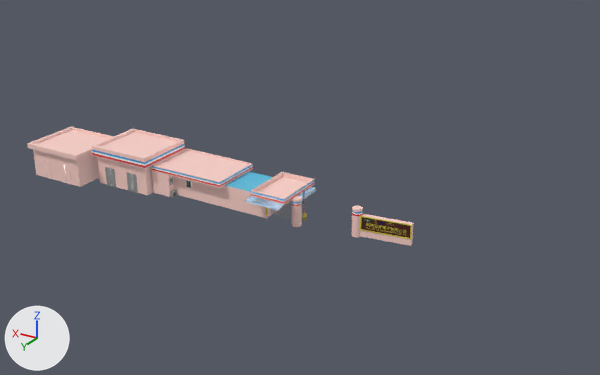
One commit to the FBX model Assets/Scenes/guard_room.fbx: the scene before it, then after it.
The view is the same before and after, from a camera (50 mm lens) standing at (-66.3, 90.3, 34.1) and looking at (-28.1, 26.7, 2.3). The axes (+X, +Y, +Z) are drawn at lower left. The lights are the same throughout. Where no turn or scale is listed for an object, it has been applied to the vertices. Vertices at the same position are counted once.

Objects in the first picture: '保安室1'.
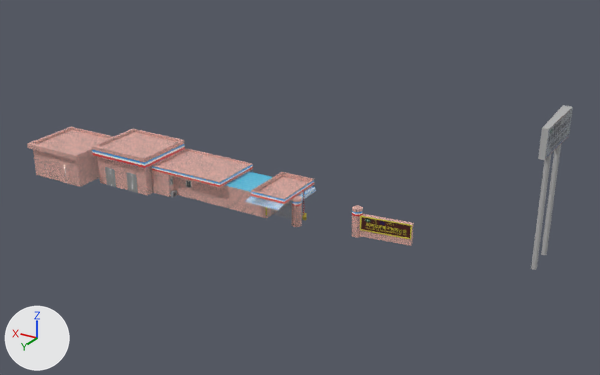
What differs and where, as boxes [x1, y1, x2, y2] in the pictures (600 x 375 px):
'保安室1', surface changed
    both: [27, 127, 414, 246]
'T bar', added
    after: [538, 105, 573, 160]
    faces in mat_tbar (picture img_tbar_png): [545, 107, 573, 159]
    faces in mat_地磚 (grey #b3b3b3): [538, 105, 572, 160]
'柱体.040', added
    after: [531, 131, 551, 270]
'柱体.041', added
    after: [541, 144, 561, 255]

The change, as a diff of the scene's bpy script:
```diff
--- a/Assets/Scenes/guard_room.fbx.py
+++ b/Assets/Scenes/guard_room.fbx.py
@@ img_tile_png @@
+img_tile_png = load_image('tile.png', 'textures/tile.png', 10, 30, 'sRGB')
@@ img_tbar_png @@
+img_tbar_png = load_image('tbar.png', 'textures/tbar.png', 1863, 734, 'sRGB')
@@ mat_tile @@
 mat_tile = principled_material('tile')
-mat_tile.base_color = (1.0, 0.66, 0.605)  # pink #ffd4cc
+mat_tile.texture = img_tile_png
@@ mat_地磚 @@
+mat_地磚 = principled_material('地磚')
+mat_地磚.base_color = (0.45, 0.45, 0.45)  # grey #b3b3b3
+mat_地磚.roughness = 0.845
@@ mat_tbar @@
+mat_tbar = principled_material('tbar')
+mat_tbar.texture = img_tbar_png  # with its transparency
@@ me_立方体_306 @@
 me_立方体_306.from_pydata(...)  # 19325 vertices, 26323 faces; spans x -20.7..21.2, y -2.8..5.8, z -1.5..2.9
 # used by ob_保安室1; location = (-19.73, 27.98, 1.18)
+# me_立方体_306 part 1: texture (UV) coordinates of 854 of 26323 faces, centred in x -20.7..21.2, y -2.8..5.8, z -1.5..2.9, changed; they spanned u 0.0..1.0, v -0.03..1.05 and now span u -339.85..340.6, v -81.44..82.43
 me_立方体_306.materials.append(mat_tile)
@@ me_柱体_023 @@
+me_柱体_023.from_pydata(...)  # a 32-sided cylinder along z spanning x -1.0..1.0, y -1.0..1.0, z -1.0..1.0
+me_柱体_023.materials.append(mat_地磚)  # grey #b3b3b3
@@ me_立方体_302 @@
+me_立方体_302.from_pydata(...)  # 8 vertices, 6 faces; spans x -0.42..0.42, y -3.42..3.42, z -1.31..1.31
+# faces by material slot: [4, 2]
+me_立方体_302.materials.append(mat_地磚)  # grey #b3b3b3
+me_立方体_302.materials.append(mat_tbar)  # picture img_tbar_png
@@ ob_柱体_040 @@
+ob_柱体_040 = bpy.data.objects.new('柱体.040', me_柱体_023)
+ob_柱体_040.location = (-50.8, 24.85, 5.53)
+ob_柱体_040.scale = (0.24, 0.24, 6.53)
@@ ob_柱体_041 @@
+ob_柱体_041 = bpy.data.objects.new('柱体.041', me_柱体_023)
+ob_柱体_041.location = (-50.8, 21.77, 5.53)
+ob_柱体_041.scale = (0.24, 0.24, 6.53)
@@ ob_t_bar @@
+ob_t_bar = bpy.data.objects.new('T bar', me_立方体_302)
+ob_t_bar.location = (-50.8, 23.42, 11.15)
```
